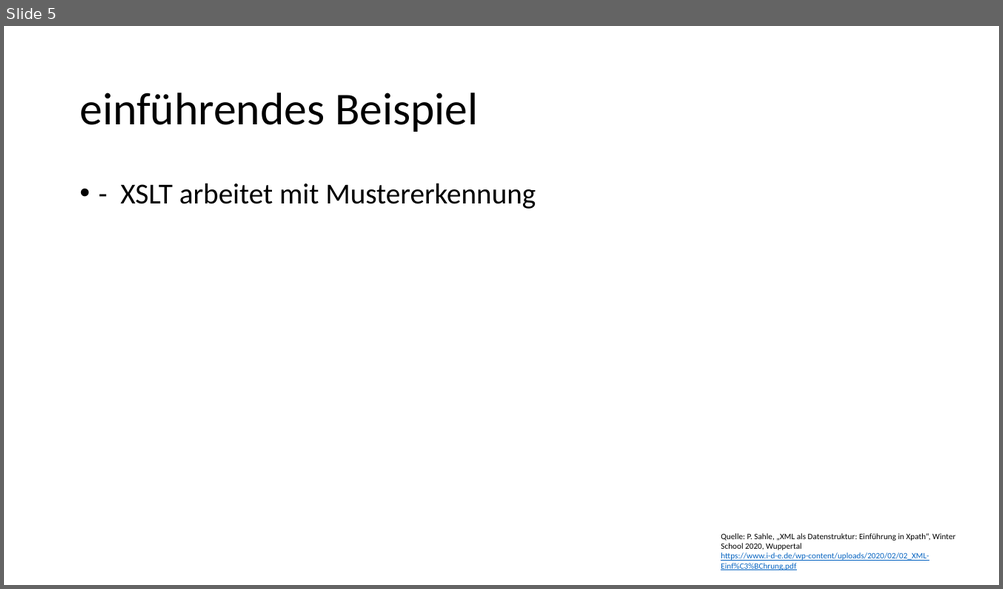
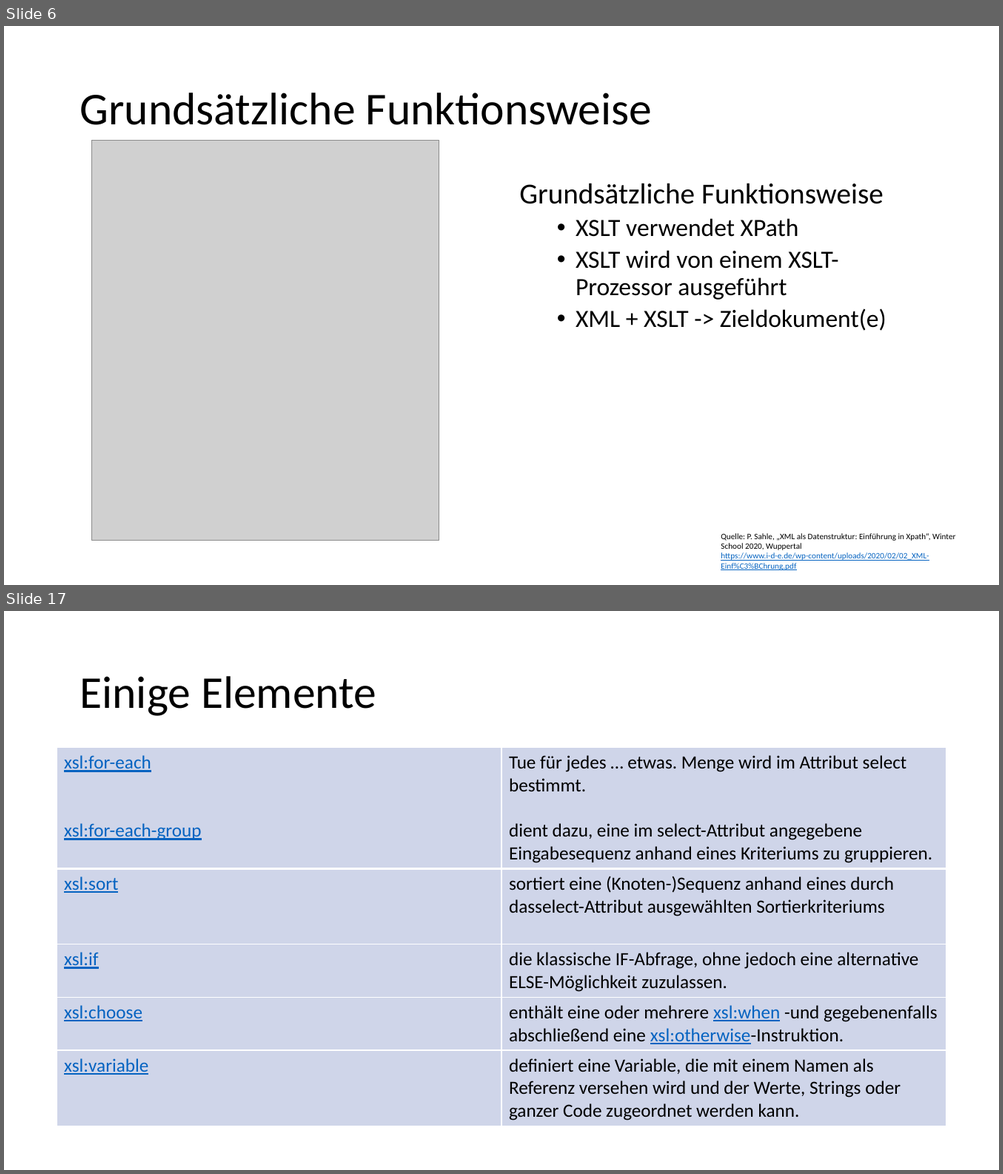
Before and after one commit to Lena-Luise/Lehre, a slide deck: SchulungenKGParl/Folien/XSLT.pptx. Shown one above the other, each under a label of ours: slide 5 before the commit, slides 6 and 17 after it; the slides between them are not shown. The pictures are 1003x589 and 1003x1174 pixels, drawn with LibreOffice and Linux fonts; fonts in the diff are those of the drawing; grey boxes stand for pictures. Boxes give left, top, right and bottom in pixels: in the first picture for what was removed or moved away, otherwise in the second. Text is boxed around its words. In the diff, an @@ line names an element or a change of style, - is before the commit and + after.

```diff
--- a/SchulungenKGParl/Folien/XSLT.pptx
+++ b/SchulungenKGParl/Folien/XSLT.pptx
@@ slide 17 added at (x1=4, y1=611, x2=999, y2=1170), background #FFFFFF @@
@@ title added at (x1=79, y1=676, x2=376, y2=716), 44 pt, text #000000 @@
+Einige Elemente
@@ table added at (x1=57, y1=748, x2=945, y2=1165), 5 rows, 2 columns @@
+xsl:for-each / xsl:for-each-group | Tue für jedes … etwas. Menge wird im Attribut select bestimmt. / dient dazu, eine im select-Attribut angegebene Eingabesequenz anhand eines Kriteriums zu gruppieren.
+xsl:sort | sortiert eine (Knoten-)Sequenz anhand eines durch dasselect-Attribut ausgewählten Sortierkriteriums
+xsl:if | die klassische IF-Abfrage, ohne jedoch eine alternative ELSE-Möglichkeit zuzulassen.
+xsl:choose | enthält eine oder mehrere xsl:when -und gegebenenfalls abschließend eine xsl:otherwise-Instruktion.
+xsl:variable | definiert eine Variable, die mit einem Namen als Referenz versehen wird und der Werte, Strings oder ganzer Code zugeordnet werden kann.
@@ what was slide 5 is now slide 6 @@
@@ slide 6 changed as well @@
@@ title at (x1=79, y1=93, x2=652, y2=125): text changed @@
-einführendes Beispiel
+Grundsätzliche Funktionsweise
@@ picture added at (x1=91, y1=140, x2=439, y2=541) @@
@@ text at (x1=519, y1=183, x2=886, y2=331): text changed; size 28 to 24 pt @@
-• - XSLT arbeitet mit Mustererkennung
+Grundsätzliche Funktionsweise
+  • XSLT verwendet XPath
+  • XSLT wird von einem XSLT-Prozessor ausgeführt
+  • XML + XSLT -> Zieldokument(e)
```
Also in this commit, not shown: 5 other slides changed, 25 other slides added, 3 slides removed, 1 other file.
